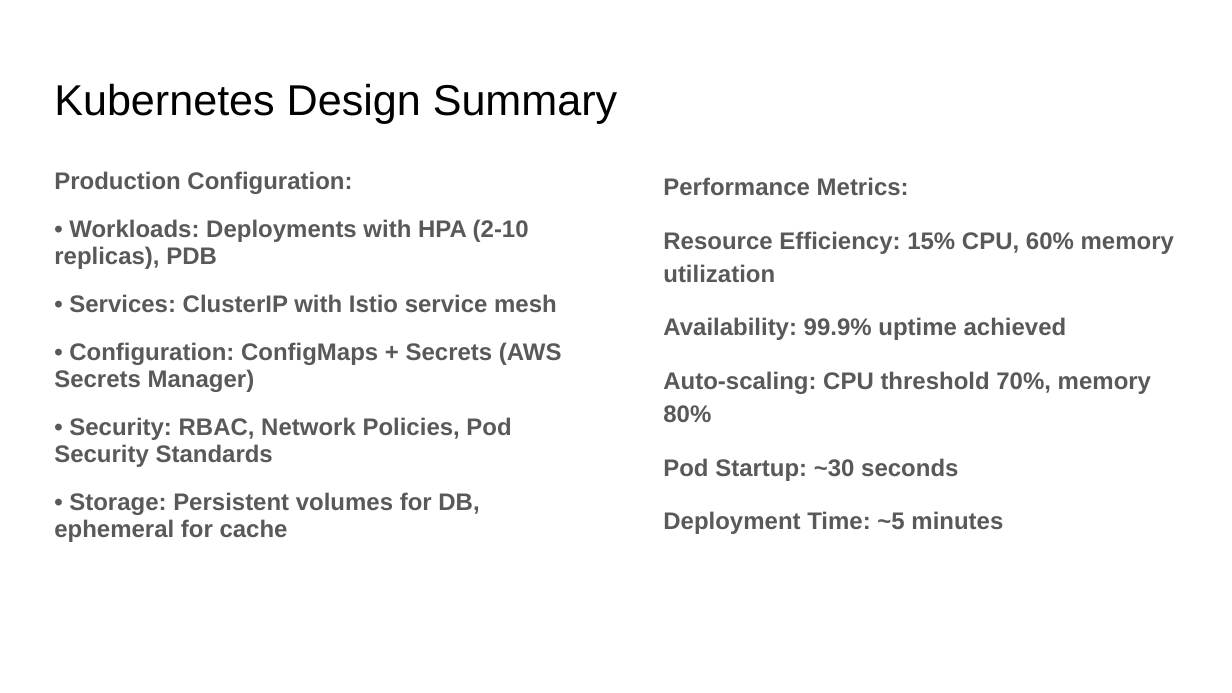
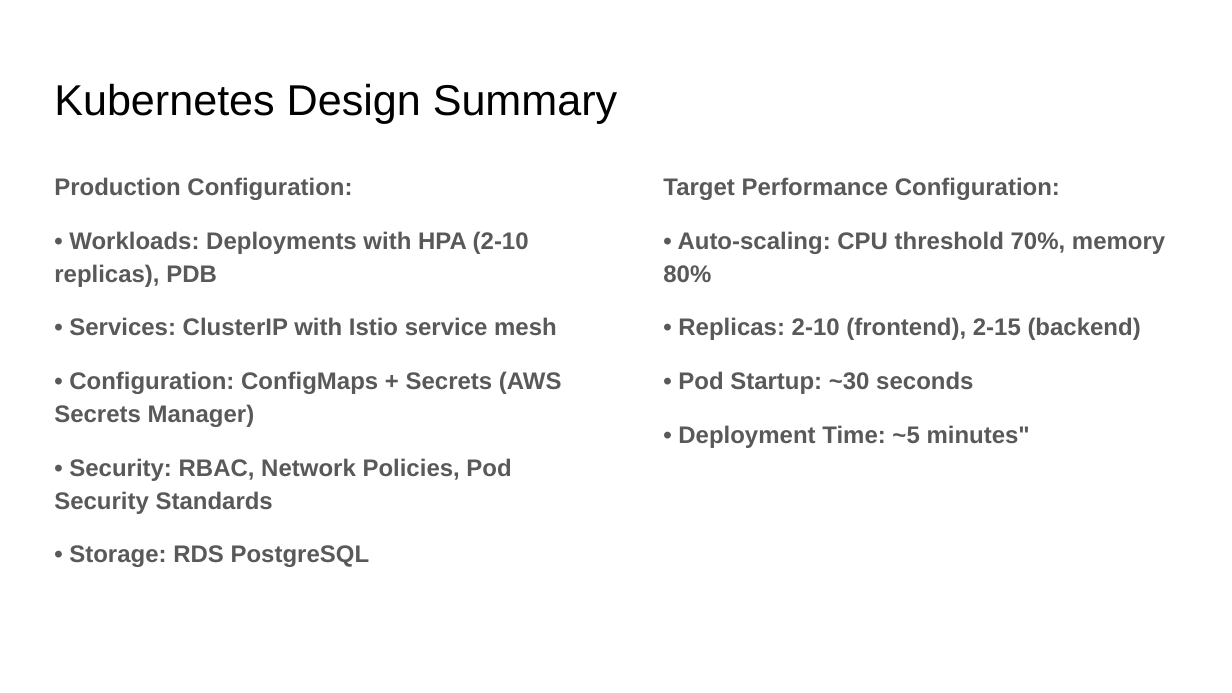
Before and after one commit to chiju/tbyte, a slide deck: slide 5 of docs/presentation.pptx. Drawn at 1232x693 pixels with LibreOffice and Linux fonts; fonts in the diff are those of the drawing. Boxes give left, top, right and bottom in pixels: in the first picture for what was removed or moved away, otherwise in the second. Text is boxed around its words. In the diff, an @@ line names an element or a change of style, - is before the commit and + after.

```diff
--- a/docs/presentation.pptx
+++ b/docs/presentation.pptx
@@ text at (54,177,562,514): line spacing 0.95 to 1.15 @@
@@ text at (663,177,1165,448): text changed @@
-Performance Metrics:
-Resource Efficiency: 15% CPU, 60% memory utilization
-Availability: 99.9% uptime achieved
-Auto-scaling: CPU threshold 70%, memory 80%
-Pod Startup: ~30 seconds
-Deployment Time: ~5 minutes
+Target Performance Configuration:
+• Auto-scaling: CPU threshold 70%, memory 80%
+• Replicas: 2-10 (frontend), 2-15 (backend)
+• Pod Startup: ~30 seconds
+• Deployment Time: ~5 minutes"
@@ text at (69,545,370,567): text changed @@
-• Storage: Persistent volumes for DB, ephemeral for cache
+• Storage: RDS PostgreSQL
```
Also in this commit, not shown: 5 other slides changed, 1 slide removed.
